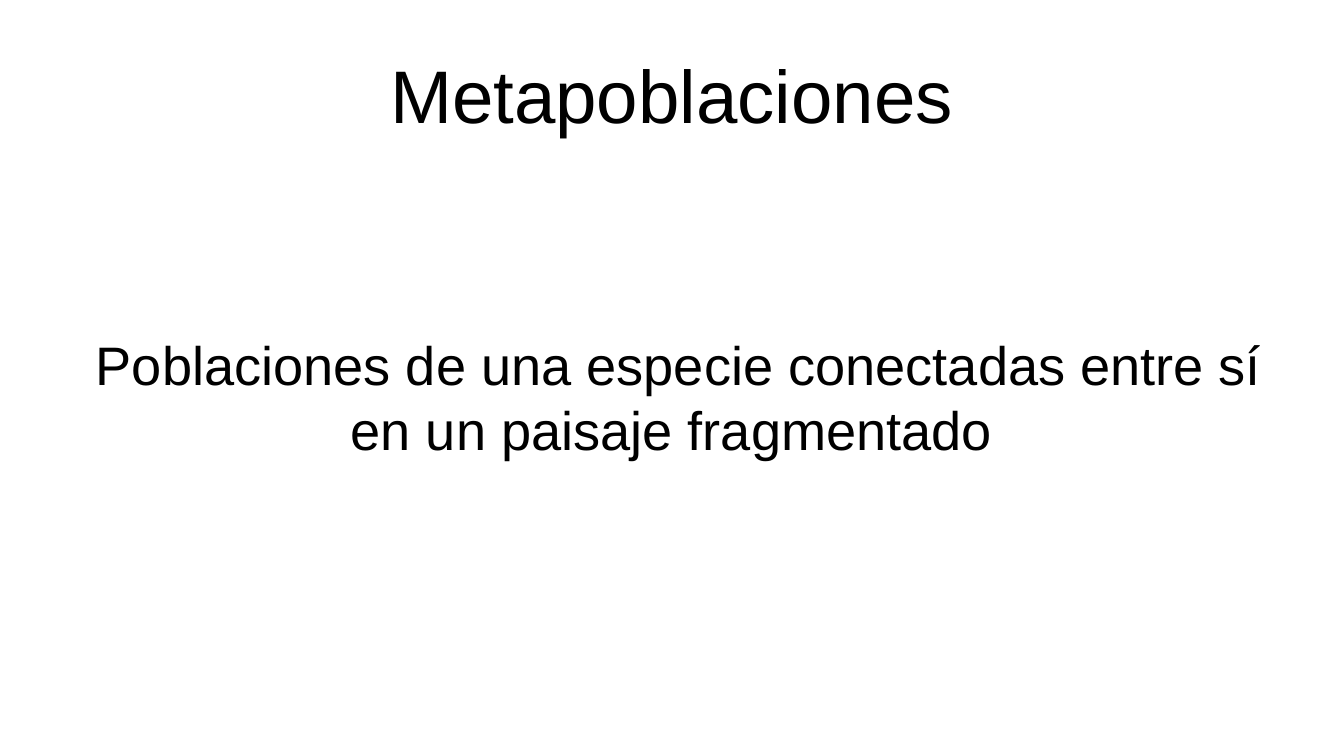
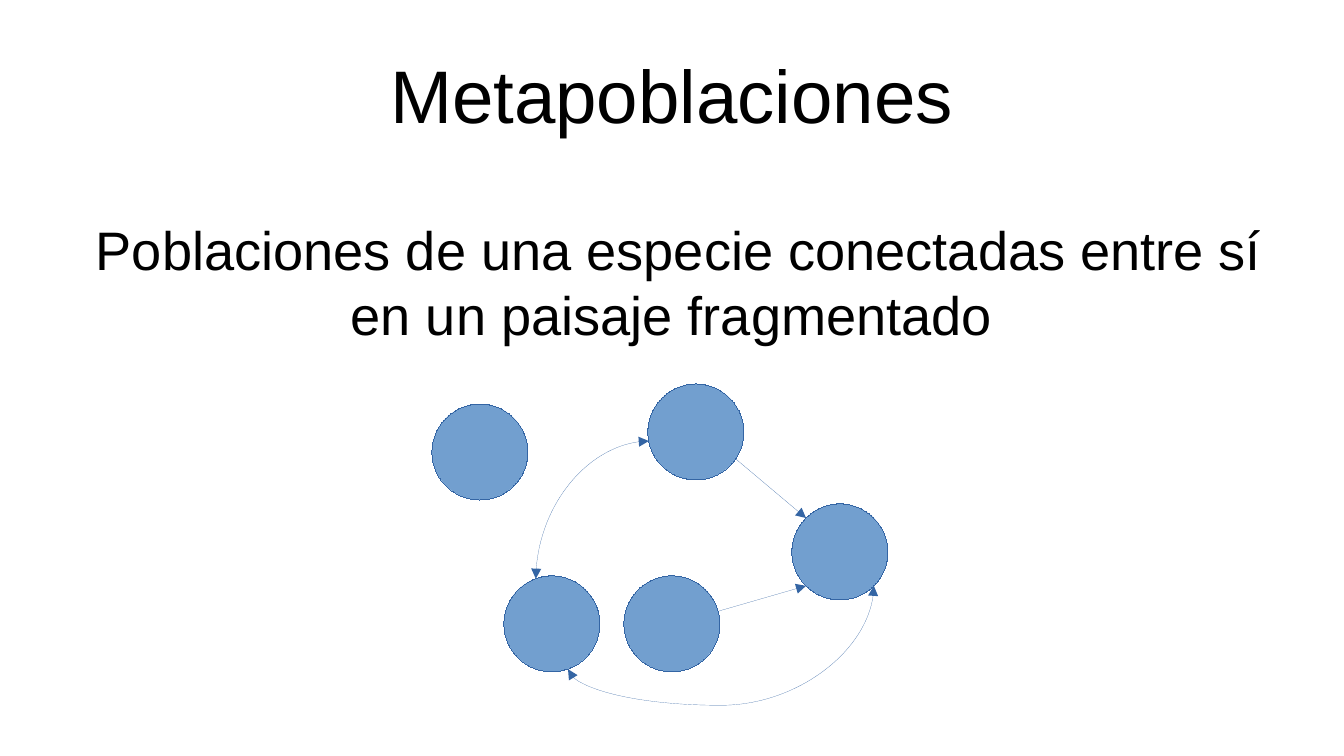
Before and after one commit to gerardommc/Ecologia-Teorica, a slide deck: slide 2 of Metapoblaciones.odp. Drawn at 1344x756 pixels with LibreOffice and Linux fonts; fonts in the diff are those of the drawing. Boxes give left, top, right and bottom in pixels: in the first picture for what was removed or moved away, otherwise in the second. Text is boxed around its words. In the diff, an @@ line names an element or a change of style, - is before the commit and + after.

```diff
--- a/Metapoblaciones.odp
+++ b/Metapoblaciones.odp
@@ subtitle "Poblaciones de una especie conectadas ...": place and size @@
-subtitle "Poblaciones de una especie conectadas ..." at (96, 345, 1261, 459)
+subtitle "Poblaciones de una especie conectadas ..." at (96, 230, 1261, 344)
@@ ellipse added at (639, 376, 752, 489), fill #729FCF, outline #3465A4 0 pt @@
@@ ellipse added at (432, 404, 528, 500), fill #729FCF, outline #3465A4 0 pt @@
@@ curved double arrow added from (537, 579) to (649, 441), #3465A4 0 pt @@
@@ arrow added from (735, 459) to (806, 518), #3465A4 0 pt @@
@@ ellipse added at (793, 504, 889, 600), fill #729FCF, outline #3465A4 0 pt @@
@@ ellipse added at (490, 562, 613, 685), fill #729FCF, outline #3465A4 0 pt @@
@@ ellipse added at (613, 565, 732, 683), fill #729FCF, outline #3465A4 0 pt @@
@@ curved double arrow added from (568, 670) to (874, 587), #3465A4 0 pt @@
@@ arrow added from (718, 611) to (806, 587), #3465A4 0 pt @@
```
Also in this commit, not shown: 9 other slides changed, 20 other files.
